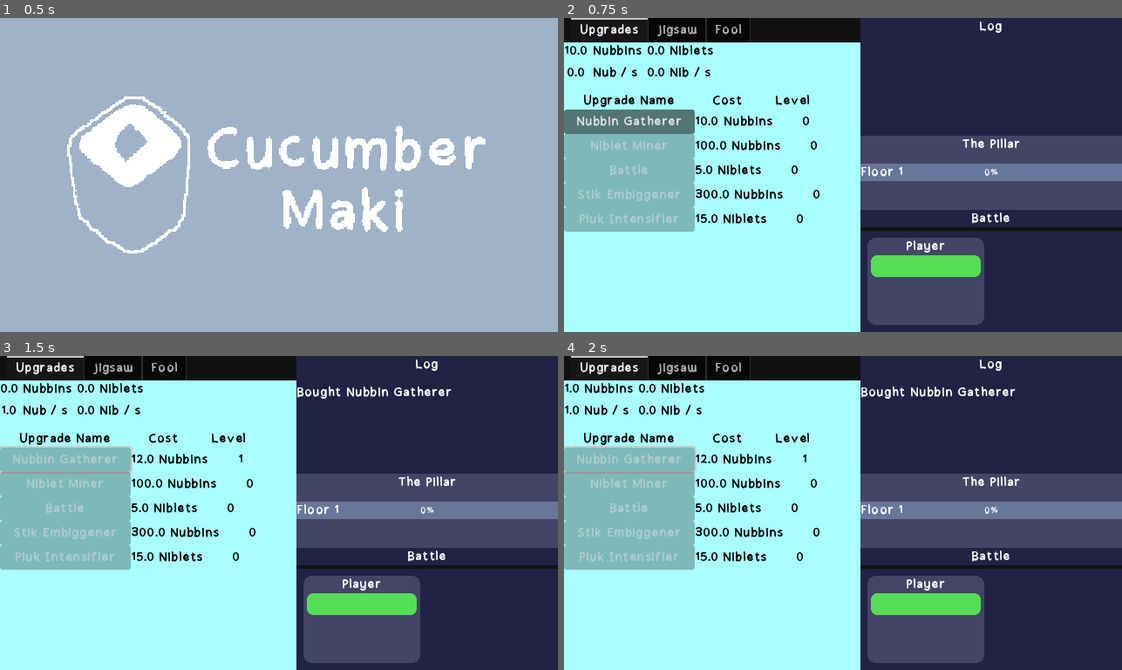
Above: before the commit, frames 1-4 (two rows, left to right).
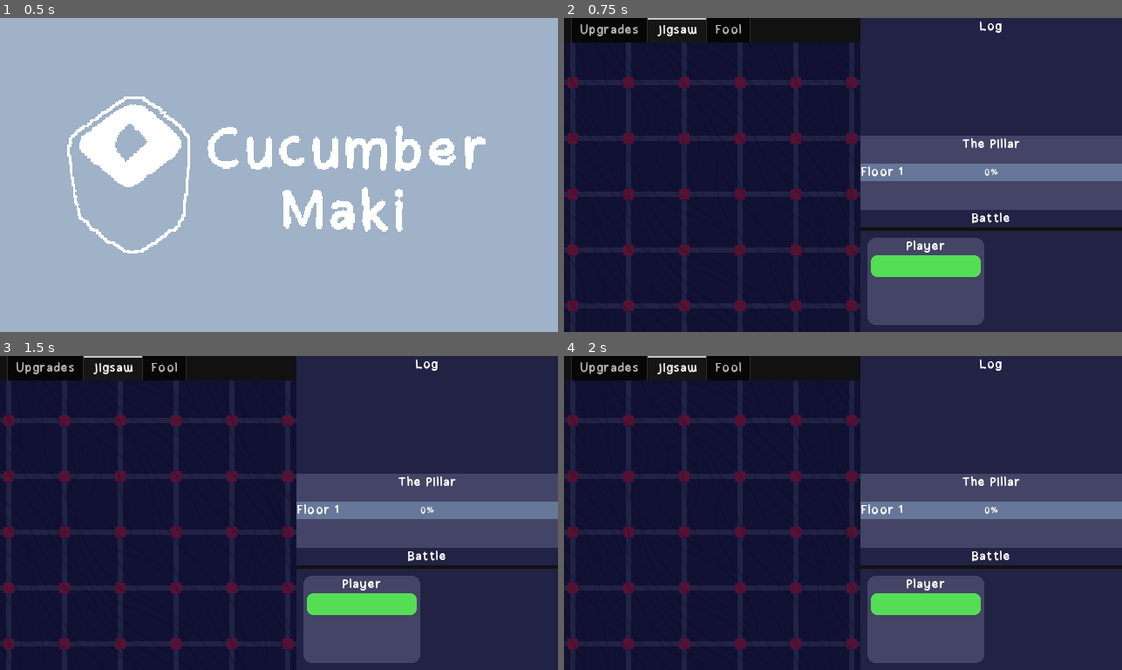
Above: after the commit, the same moments.

Repository: Cucumber-Maki/gmtk-2025
Game: Godot game, scene res://scenes/splashScreen/splashScreen.tscn
The game is run twice, just before and just after one commit, with the same random seed, the same clock (stepped at 60 frames per second) and the same inputs.
Inputs (mouse positions are in pixels of both pictures, inside the frame that each line leads up to):
- Up to frame 1 (0.5 s): no input
- Up to frame 2 (0.75 s): tap Enter at 0.5 s; move the mouse to (965, 159) at 0.52 s; click (965, 159) at 0.67 s
- Up to frame 3 (1.5 s): click (66, 459) at 1.25 s, where only the run before the commit has a clickable "Nubbin Gatherer"
- Up to frame 4 (2 s): no input

Frame 1 is identical in both runs. In frame 2, 49% of the frame differs, in the area x 0-54%, y 0-100%; in frame 3, 50%; in frame 4, 50%, in the area x 0-81%, y 0-100%.

Commit message:
feat: Bongus.

Diff:
--- a/assets/gameLoop/log/log.gd
+++ b/assets/gameLoop/log/log.gd
@@ -14,7 +14,7 @@
 		logParent.remove_child(n);
 		n.queue_free();
 
-func logText(text : String) -> void:
+func logText(text : String, color : Color = Color.WHITE) -> void:
 	var label : Label;
 	if (logParent.get_child_count() >= maxLength):
 		label = logParent.get_child(logParent.get_child_count() - 1);
@@ -22,5 +22,6 @@
 		label = Label.new();
 		logParent.add_child(label);
 
+	label.add_theme_color_override("font_color", color);
 	label.text = text;
 	logParent.move_child(label, 0);
--- a/assets/gameLoop/pillar/pillar.gd
+++ b/assets/gameLoop/pillar/pillar.gd
@@ -73,6 +73,7 @@
 
 func goUpFloor() -> void:
 	Log.s_instance.logText("Floor %d cleared." % (currentFloor + 1));
+	HandContainer.s_instance.addJigsaw();
 
 	if (currentFloor < floors.size() - 1):
 		currentFloor += 1;
--- a/assets/jigsaw/hand/hand.gd
+++ b/assets/jigsaw/hand/hand.gd
@@ -11,8 +11,8 @@
 
 func refreshJigsawConnections() -> void:
 	for piece in get_tree().get_nodes_in_group("jigsawPieces"):
-		#if is_connected(piece.grabbed)
-		piece.grabbed.connect(grabPiece);
+		if !piece.is_connected("grabbed", grabPiece):
+			piece.grabbed.connect(grabPiece);
 
 var currentlyHeldPiece : JigsawPieceBase;
 var targetHeldPiece : JigsawPieceBase;
@@ -53,6 +53,15 @@
 	for piece in pieces:
 		piecesMultiplier += piece.activeMultiplier;
 	return piecesMultiplier;
+
+func addJigsaw():
+	var jigsaw := preload("res://assets/jigsaw/jigsawPiece/jigsawPieceBase.tscn").instantiate();
+	self.add_child(jigsaw);
+	var r := get_rect();
+	jigsaw.position = Vector2(r.position.x + randf_range(0, r.size.x), r.position.y + randf_range(0, r.size.y));
+	if (Log.s_instance != null):
+		Log.s_instance.logText("You have a new jigsaw piece!", Color.YELLOW);
+	refreshJigsawConnections();
 
 ######################################################################################################
 
--- a/assets/jigsaw/jigsaw.tscn
+++ /dev/null
@@ -1,26 +0,0 @@
-[gd_scene load_steps=3 format=3 uid="uid://b2mu7ypl0wnqm"]
-
-[ext_resource type="PackedScene" uid="uid://bbifpjh38o0od" path="res://assets/jigsaw/hand/hand.tscn" id="1_qyy6p"]
-[ext_resource type="PackedScene" uid="uid://43nivlwe34mu" path="res://assets/jigsaw/jigsawPiece/jigsawPieceBase.tscn" id="2_0t1he"]
-
-[node name="Jigsaw" type="ColorRect"]
-mouse_filter = 1
-color = Color(0.661453, 0.995601, 1, 1)
-metadata/_tab_index = 1
-
-[node name="Hand" parent="." instance=ExtResource("1_qyy6p")]
-layout_mode = 1
-
-[node name="JigsawPiece" parent="Hand" instance=ExtResource("2_0t1he")]
-position = Vector2(23.035, 64)
-
-[node name="JigsawPiece2" parent="Hand" instance=ExtResource("2_0t1he")]
-position = Vector2(40, 121)
-
-[node name="JigsawPiece3" parent="Hand" instance=ExtResource("2_0t1he")]
-position = Vector2(116, 121)
-
-[node name="JigsawPiece4" parent="Hand" instance=ExtResource("2_0t1he")]
-position = Vector2(116, 67)
-
-[editable path="Hand/JigsawPiece"]
--- a/assets/jigsaw/jigsawPiece/jigsawPieceBase.tscn
+++ b/assets/jigsaw/jigsawPiece/jigsawPieceBase.tscn
@@ -8,6 +8,7 @@
 size = Vector2(64, 64)
 
 [node name="JigsawPiece" type="Area2D"]
+z_index = 2
 script = ExtResource("1_4vjdq")
 
 [node name="Collider" type="CollisionShape2D" parent="."]
--- a/scenes/game/game.tscn
+++ b/scenes/game/game.tscn
@@ -1,9 +1,8 @@
-[gd_scene load_steps=10 format=3 uid="uid://cea0kc0y5xkmo"]
+[gd_scene load_steps=9 format=3 uid="uid://cea0kc0y5xkmo"]
 
 [ext_resource type="PackedScene" uid="uid://xy3aopgi2d6r" path="res://assets/menus/upgradePage/upgradeButtons.tscn" id="1_0sr1o"]
 [ext_resource type="PackedScene" uid="uid://bbifpjh38o0od" path="res://assets/jigsaw/hand/hand.tscn" id="1_7h61r"]
 [ext_resource type="Theme" uid="uid://8jm73pmaw63g" path="res://assets/menus/_theme/theme.tres" id="1_87uf6"]
-[ext_resource type="PackedScene" uid="uid://43nivlwe34mu" path="res://assets/jigsaw/jigsawPiece/jigsawPieceBase.tscn" id="2_0sr1o"]
 [ext_resource type="PackedScene" uid="uid://c5oi5ufvsk0n5" path="res://assets/menus/upgradePage/resourceCounts.tscn" id="2_2a8rs"]
 [ext_resource type="Material" uid="uid://dmggogjr4bb5k" path="res://assets/jigsaw/hand/handMaterial.tres" id="2_bdhmt"]
 [ext_resource type="PackedScene" uid="uid://bxc6gcyp5h2hr" path="res://assets/gameLoop/log/log.tscn" id="3_0sr1o"]
@@ -41,9 +40,10 @@
 [node name="UpgradePanel" type="TabContainer" parent="CanvasLayer/MarginContainer/HSplitContainer"]
 custom_minimum_size = Vector2(340, 0)
 layout_mode = 2
-current_tab = 0
+current_tab = 1
 
 [node name="Upgrades" type="ColorRect" parent="CanvasLayer/MarginContainer/HSplitContainer/UpgradePanel"]
+visible = false
 layout_mode = 2
 mouse_filter = 1
 color = Color(0.661453, 0.995601, 1, 1)
@@ -65,7 +65,6 @@
 layout_mode = 2
 
 [node name="Jigsaw" type="ColorRect" parent="CanvasLayer/MarginContainer/HSplitContainer/UpgradePanel"]
-visible = false
 material = ExtResource("2_bdhmt")
 layout_mode = 2
 mouse_filter = 1
@@ -75,21 +74,6 @@
 [node name="Hand" parent="CanvasLayer/MarginContainer/HSplitContainer/UpgradePanel/Jigsaw" instance=ExtResource("1_7h61r")]
 layout_mode = 1
 backgroundMat = ExtResource("2_bdhmt")
-
-[node name="JigsawPiece" parent="CanvasLayer/MarginContainer/HSplitContainer/UpgradePanel/Jigsaw/Hand" instance=ExtResource("2_0sr1o")]
-position = Vector2(23.035, 64)
-
-[node name="JigsawPiece2" parent="CanvasLayer/MarginContainer/HSplitContainer/UpgradePanel/Jigsaw/Hand" instance=ExtResource("2_0sr1o")]
-position = Vector2(40, 121)
-
-[node name="JigsawPiece3" parent="CanvasLayer/MarginContainer/HSplitContainer/UpgradePanel/Jigsaw/Hand" instance=ExtResource("2_0sr1o")]
-position = Vector2(116, 121)
-
-[node name="JigsawPiece4" parent="CanvasLayer/MarginContainer/HSplitContainer/UpgradePanel/Jigsaw/Hand" instance=ExtResource("2_0sr1o")]
-position = Vector2(116, 67)
-
-[node name="JigsawPiece5" parent="CanvasLayer/MarginContainer/HSplitContainer/UpgradePanel/Jigsaw/Hand" instance=ExtResource("2_0sr1o")]
-position = Vector2(23.035, 64)
 
 [node name="Fool" type="ColorRect" parent="CanvasLayer/MarginContainer/HSplitContainer/UpgradePanel"]
 visible = false
